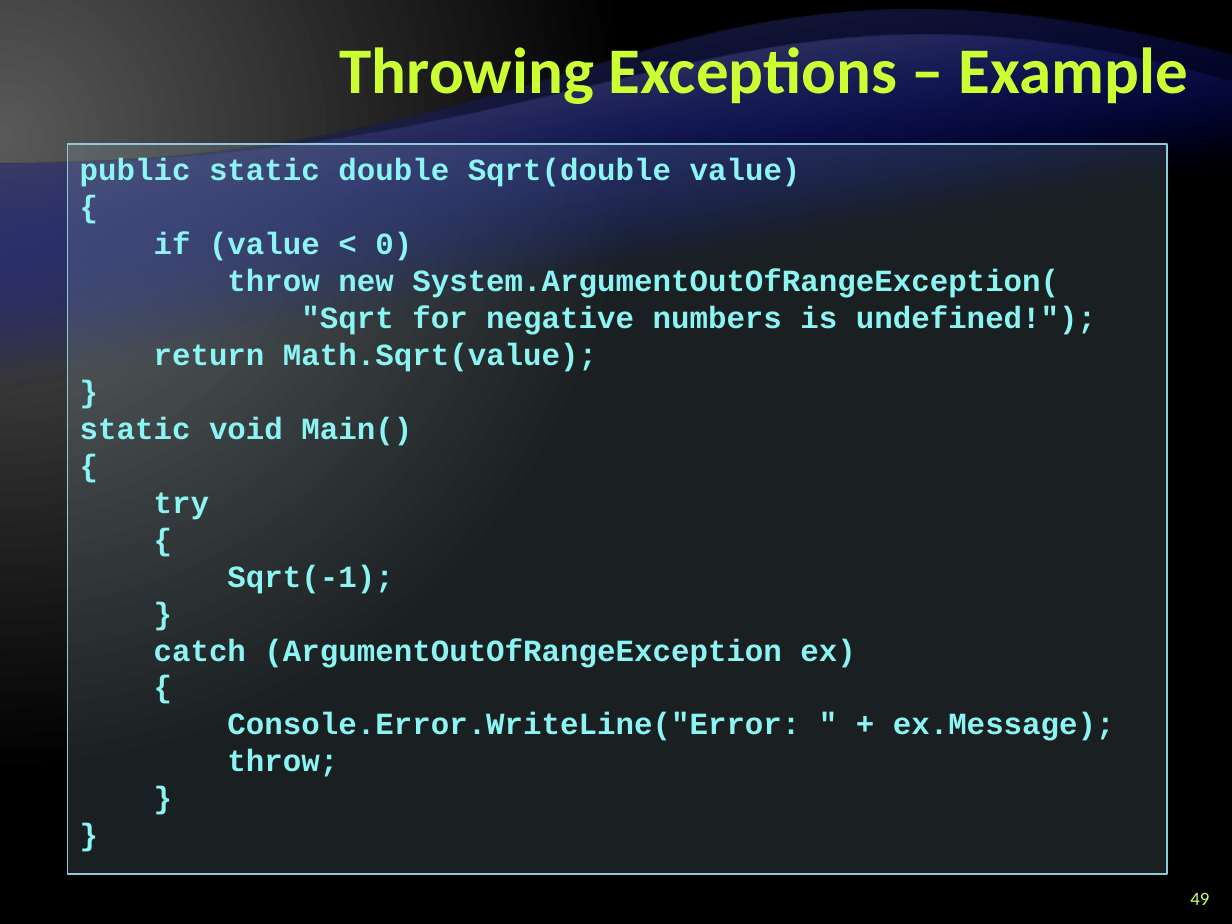
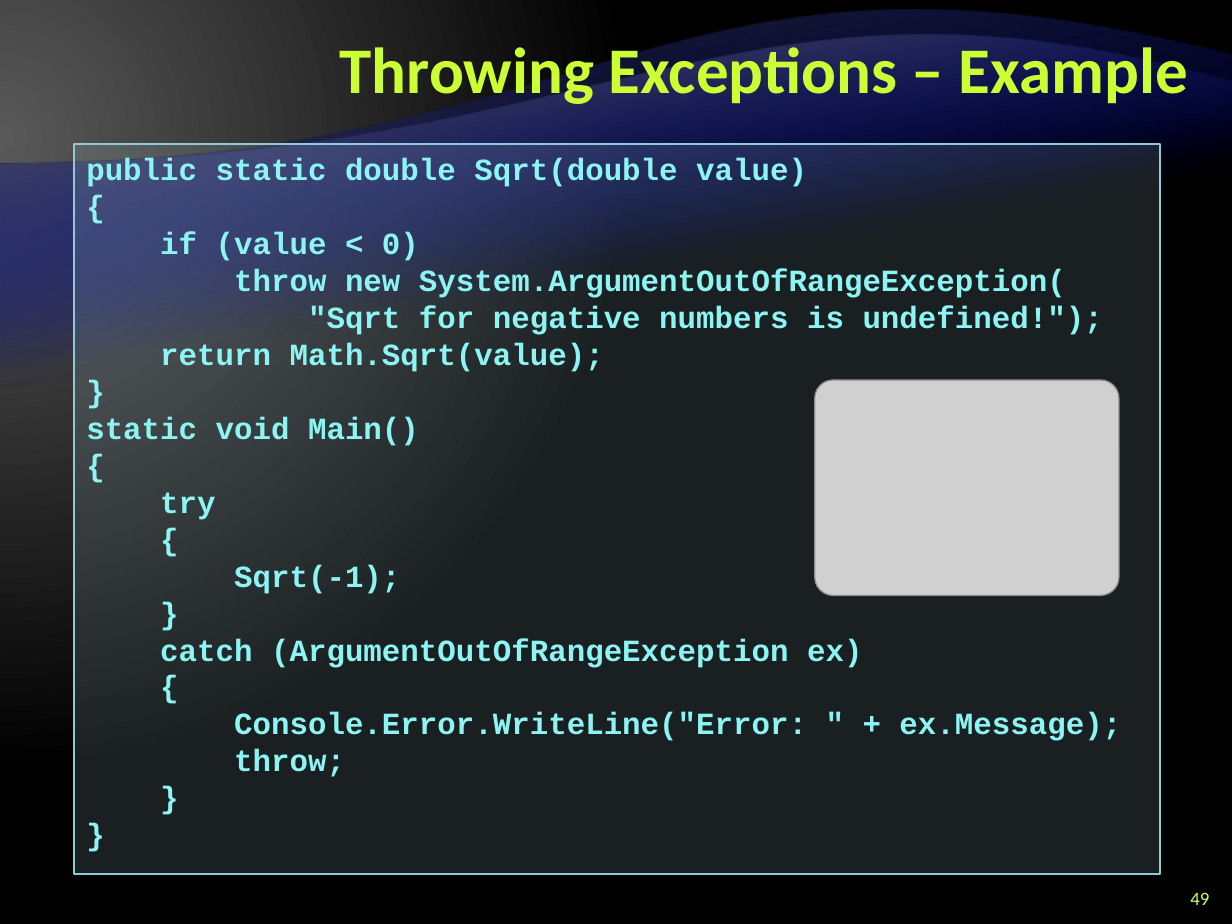
Before and after one commit to Graveheart/aspnetcourse, a slide deck: slide 49 of lectures/3. CSharp Language Overview - Part II.pptx. Drawn at 1232x924 pixels with LibreOffice and Linux fonts; fonts in the diff are those of the drawing; grey boxes stand for pictures; background and template pictures are left out. Boxes give left, top, right and bottom in pixels: in the first picture for what was removed or moved away, otherwise in the second. Text is boxed around its words. In the diff, an @@ line names an element or a change of style, - is before the commit and + after.

```diff
--- a/lectures/3. CSharp Language Overview - Part II.pptx
+++ b/lectures/3. CSharp Language Overview - Part II.pptx
@@ rectangle "public static double Sqrt(double value)": place and size @@
-rectangle "public static double Sqrt(double value)" at (68,144,1167,875)
+rectangle "public static double Sqrt(double value)" at (74,144,1159,875)
@@ picture added at (814,379,1119,595) @@
```
Also in this commit, not shown: 26 other slides changed.
